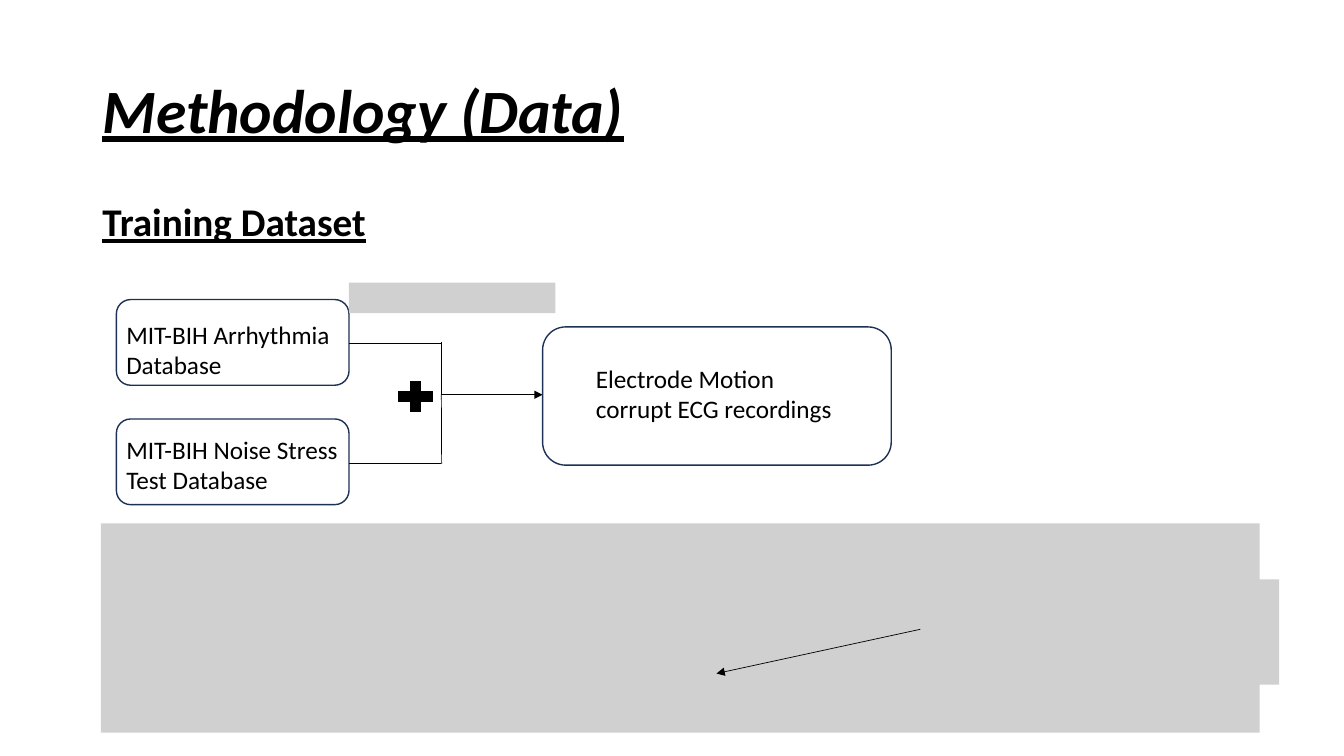
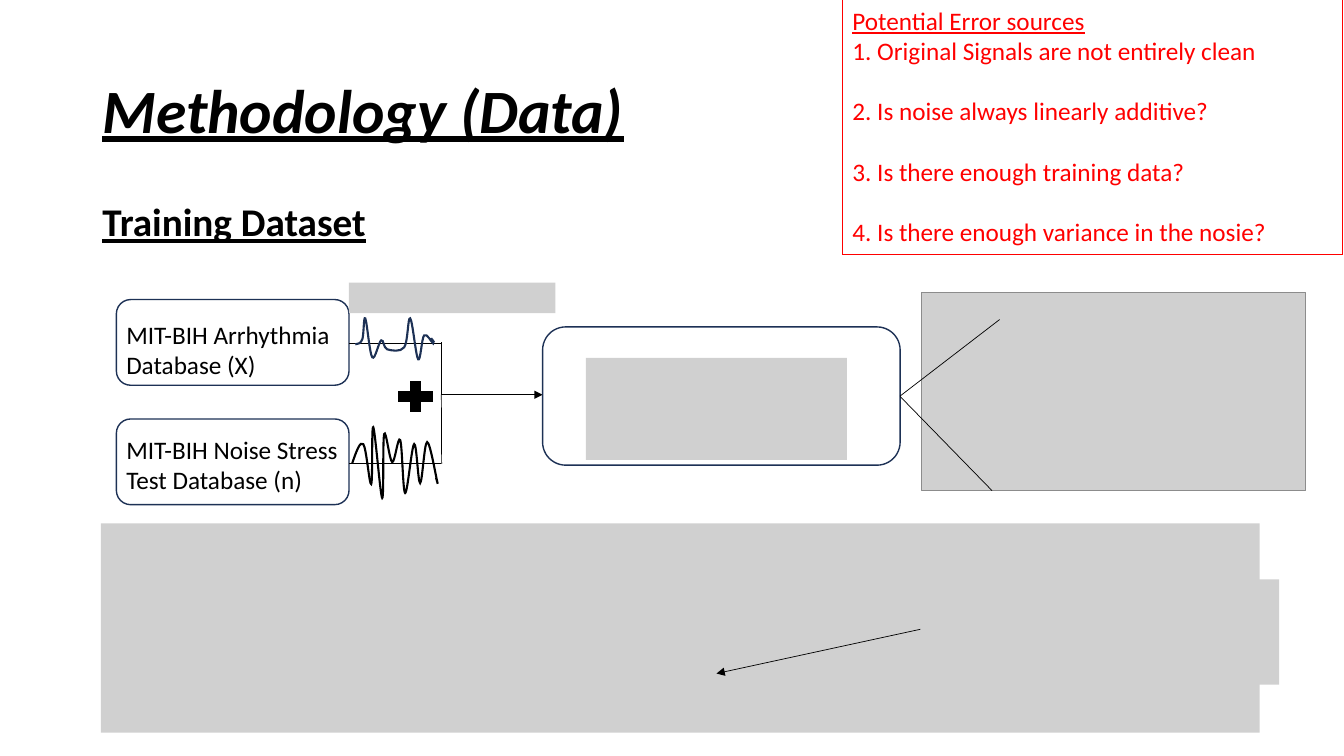
Before and after one commit to ben120-web/MSc-Project, a slide deck: slide 8 of Electrode Motion Denoising/reports/DeepLearningElectrodeMotionRemoval.pptx. Drawn at 1344x756 pixels with LibreOffice and Linux fonts; fonts in the diff are those of the drawing; grey boxes stand for pictures. Boxes give left, top, right and bottom in pixels: in the first picture for what was removed or moved away, otherwise in the second. Text is boxed around its words. In the diff, an @@ line names an element or a change of style, - is before the commit and + after.

Commit message:
Ppt

```diff
--- a/Electrode Motion Denoising/reports/DeepLearningElectrodeMotionRemoval.pptx
+++ b/Electrode Motion Denoising/reports/DeepLearningElectrodeMotionRemoval.pptx
@@ rectangle added at <box>843,0,1343,254</box>, outline #FF0000 0.75 pt, 18 pt, text #FF0000 @@
+Potential Error sources
+1. Original Signals are not entirely clean
+2. Is noise always linearly additive?
+3. Is there enough training data?
+4. Is there enough variance in the nosie?
@@ picture added at <box>922,292,1306,491</box> @@
@@ text at <box>126,326,330,378</box>: text changed @@
-MIT-BIH Arrhythmia Database
+MIT-BIH Arrhythmia Database (X)
@@ freeform shape added at <box>355,319,434,360</box>, outline #1E3256 1.5 pt @@
@@ rounded rectangle: place and size @@
-rounded rectangle at <box>542,327,891,465</box>
+rounded rectangle at <box>542,327,900,465</box>
@@ line added from (900, 396) to (1000, 320), #000000 0.5 pt @@
@@ picture added at <box>586,358,847,460</box> @@
@@ text removed at <box>596,370,831,423</box> @@
-Electrode Motion corrupt ECG recordings
@@ line added from (900, 396) to (992, 491), #000000 0.5 pt @@
@@ text at <box>126,441,338,493</box>: text changed @@
-MIT-BIH Noise Stress Test Database
+MIT-BIH Noise Stress Test Database (n)
@@ freeform shape added at <box>353,427,439,498</box>, outline #000000 1.5 pt @@
```
Also in this commit, not shown: 3 other slides changed.
